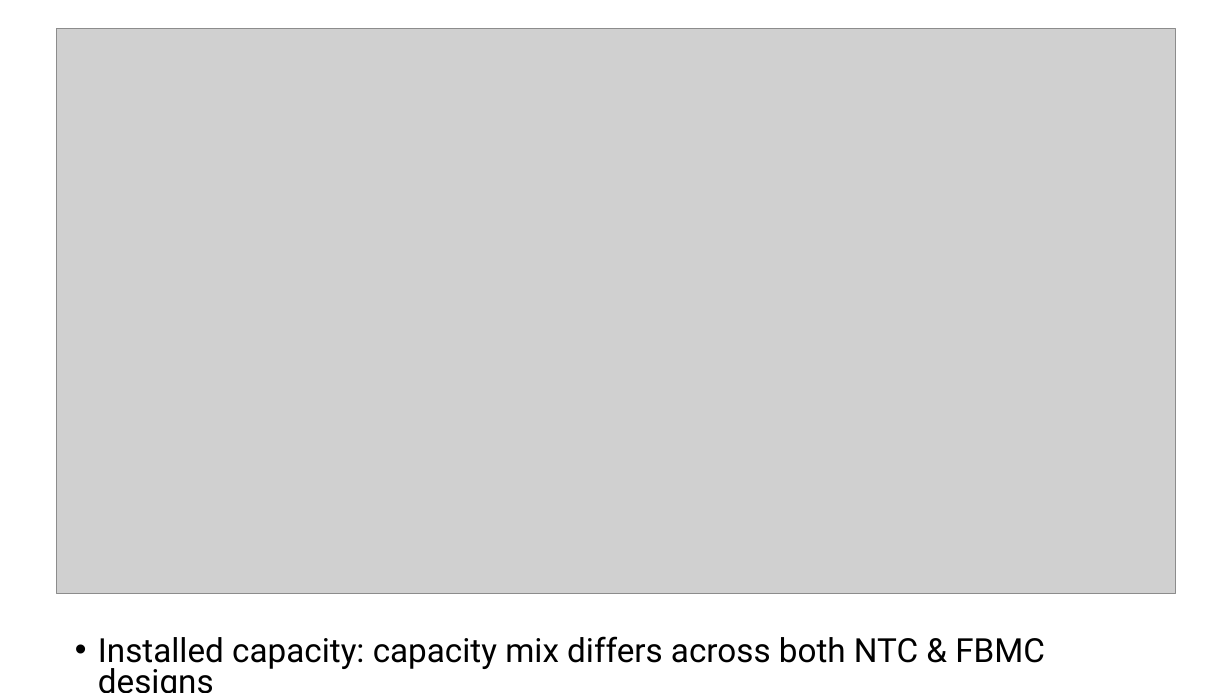
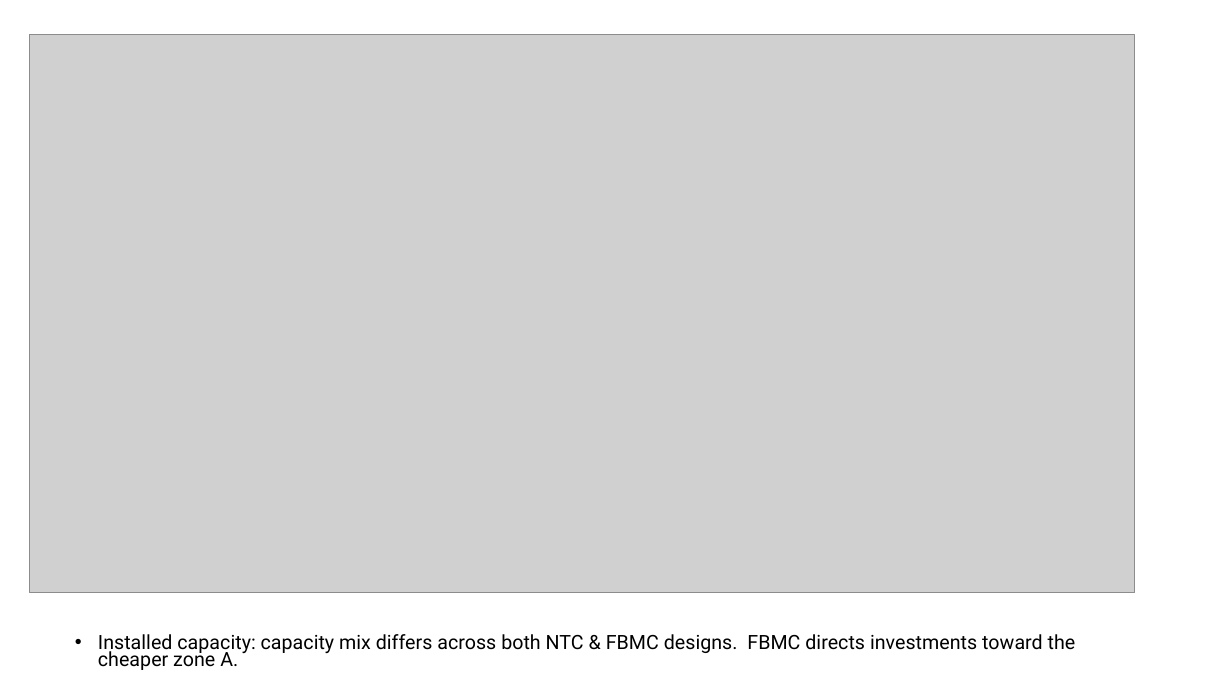
Before and after one commit to kamaladekola/cross_border-CM, a slide deck: slide 2 of analysis_data/Results.pptx. Drawn at 1232x693 pixels with LibreOffice and Linux fonts; fonts in the diff are those of the drawing; grey boxes stand for pictures. Boxes give left, top, right and bottom in pixels: in the first picture for what was removed or moved away, otherwise in the second. Text is boxed around its words. In the diff, an @@ line names an element or a change of style, - is before the commit and + after.

```diff
--- a/analysis_data/Results.pptx
+++ b/analysis_data/Results.pptx
@@ picture: place and size @@
-picture at [56, 29, 1176, 594]
+picture at [30, 34, 1135, 592]
@@ text at [98, 634, 1076, 670]: text changed; size 25.9 to 15.3 pt @@
-• Installed capacity: capacity mix differs across both NTC & FBMC designs
+• Installed capacity: capacity mix differs across both NTC & FBMC designs. FBMC directs investments toward the cheaper zone A.
```
Also in this commit, not shown: 5 other slides changed, 3 slides added, 1 slide removed, 48 other files.
